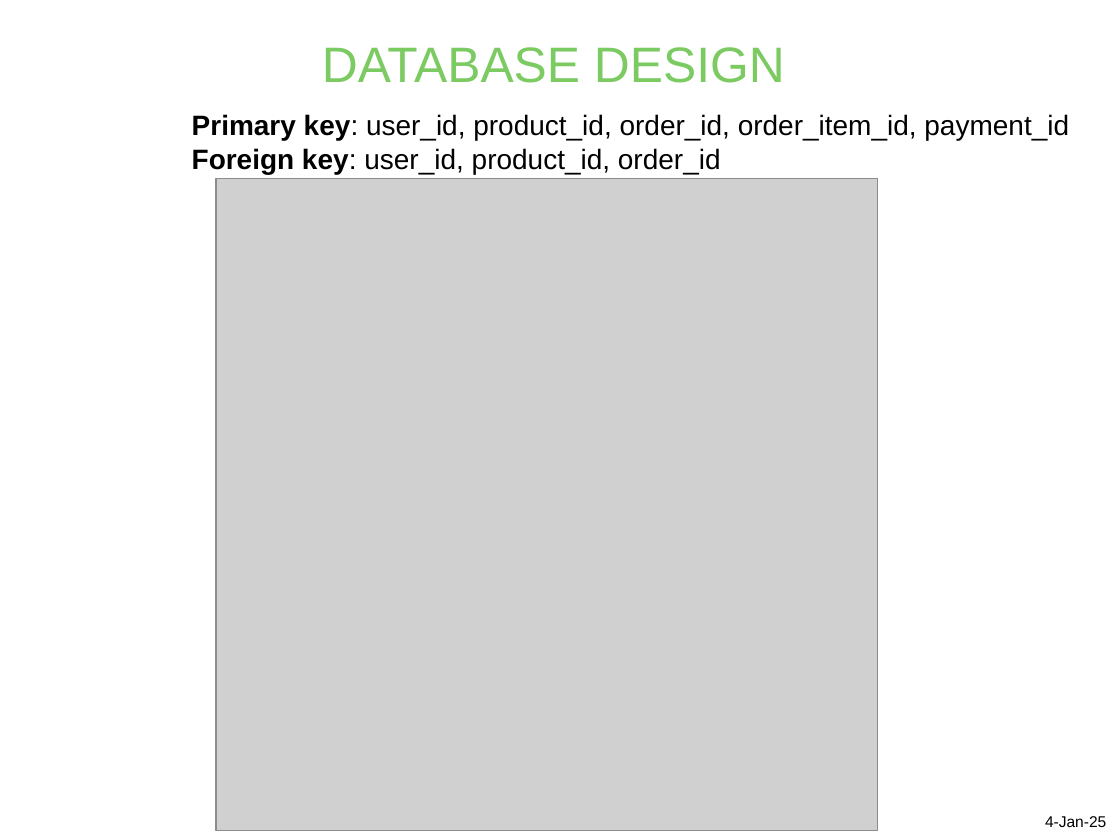
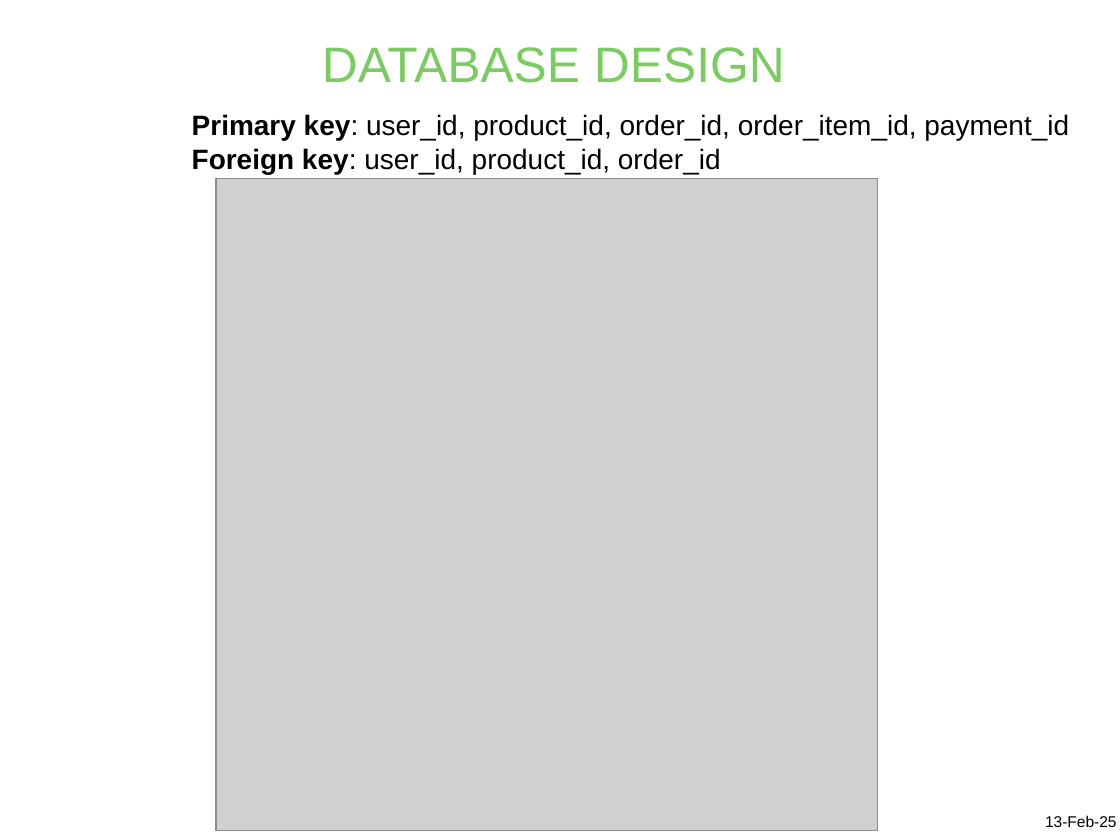
Before and after one commit to PavishK/Final_year_project_2, a slide deck: slide 5 of Project_documents/PPT/SMT_1.pptx. Drawn at 1120x840 pixels with LibreOffice and Linux fonts; fonts in the diff are those of the drawing; grey boxes stand for pictures; background and template pictures are left out. Boxes give left, top, right and bottom in pixels: in the first picture for what was removed or moved away, otherwise in the second. Text is boxed around its words. In the diff, an @@ line names an element or a change of style, - is before the commit and + after.

```diff
--- a/Project_documents/PPT/SMT_1.pptx
+++ b/Project_documents/PPT/SMT_1.pptx
@@ text at bbox=[1045, 815, 1117, 827]: text changed @@
-4-Jan-25
+13-Feb-25
```
Also in this commit, not shown: 13 other slides changed, 40 other files.
